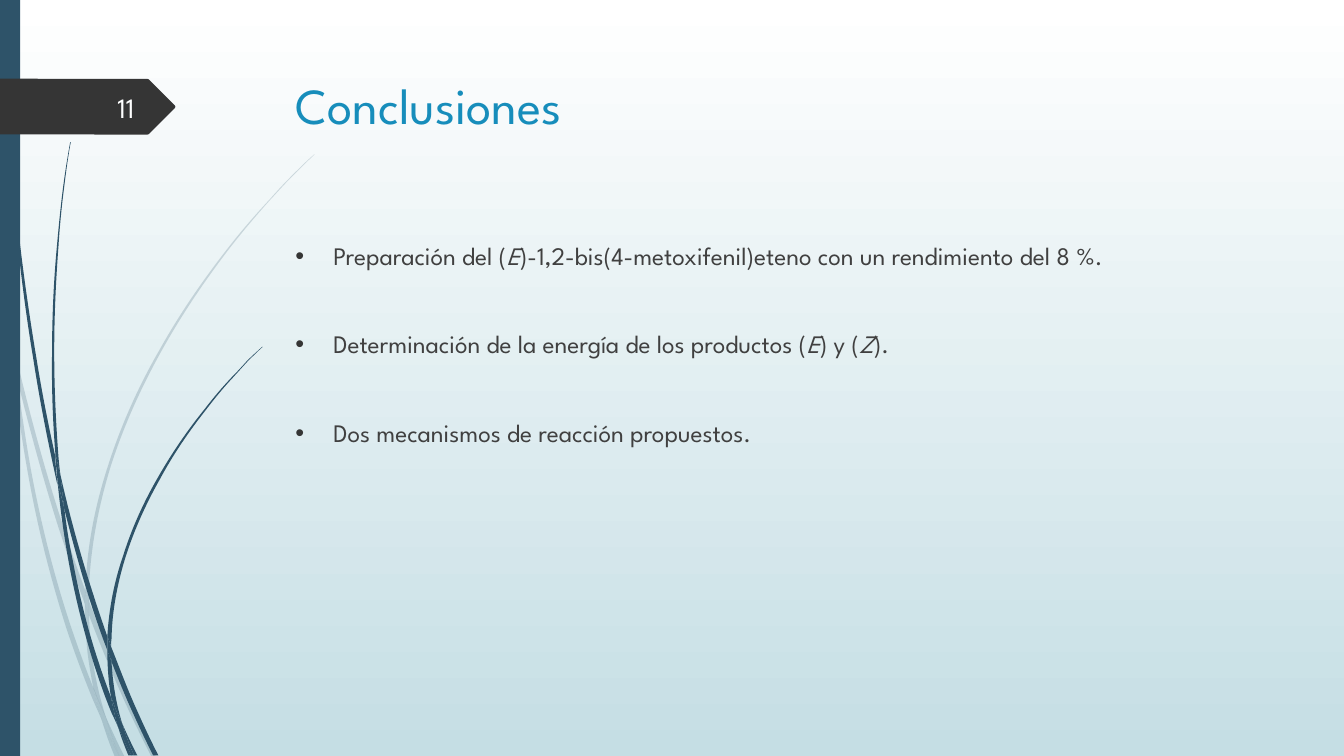
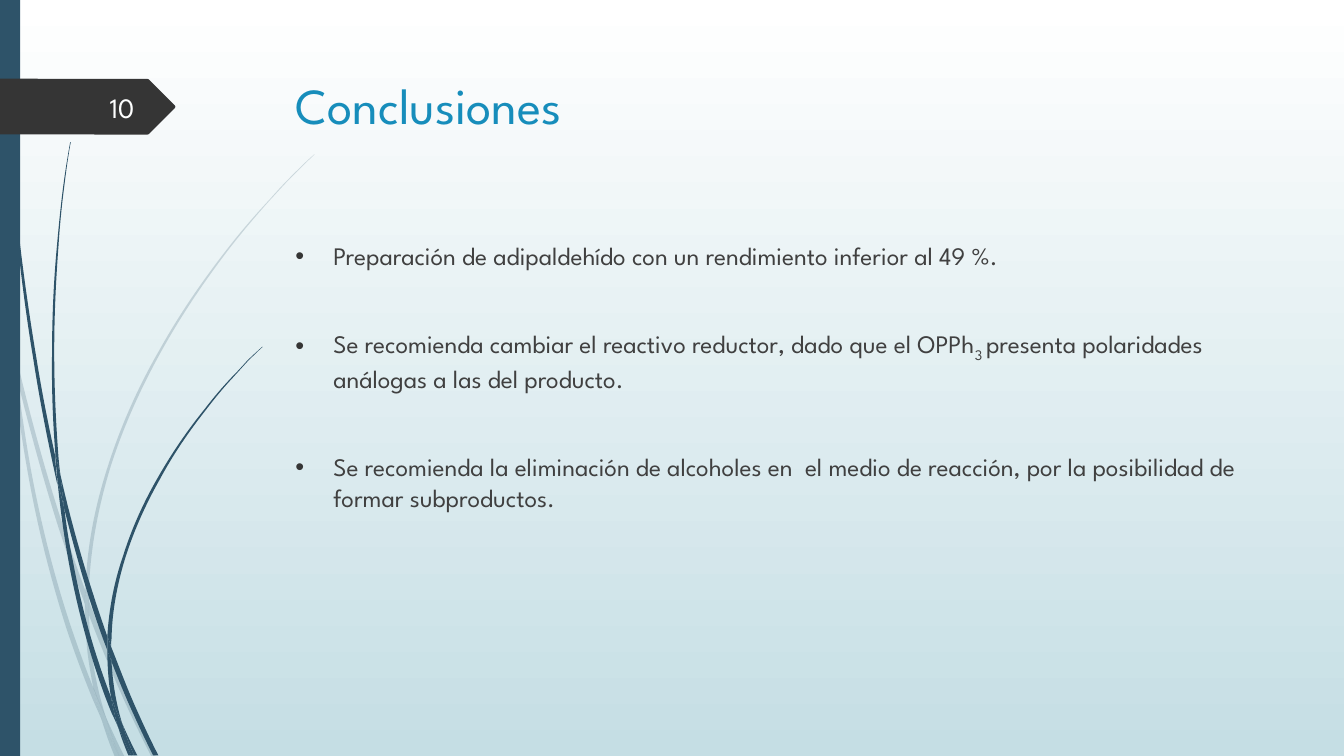
Before and after one commit to jsbarbosa/organica3, a slide deck: slide 10 of 3-Ozonolisis/seminario/Ozonolisis.pptx (slide 11 before the commit). Drawn at 1344x756 pixels with LibreOffice and Linux fonts; fonts in the diff are those of the drawing. Boxes give left, top, right and bottom in pixels: in the first picture for what was removed or moved away, otherwise in the second. Text is boxed around its words. In the diff, an @@ line names an element or a change of style, - is before the commit and + after.

```diff
--- a/3-Ozonolisis/seminario/Ozonolisis.pptx
+++ b/3-Ozonolisis/seminario/Ozonolisis.pptx
@@ page number at (110, 99, 135, 119): text changed @@
-11
+10
@@ text at (333, 247, 1235, 513): text changed @@
-• Preparación del (E)-1,2-bis(4-metoxifenil)eteno con un rendimiento del 8 %.
-• Determinación de la energía de los productos (E) y (Z).
-• Dos mecanismos de reacción propuestos.
+• Preparación de adipaldehído con un rendimiento inferior al 49 %.
+• Se recomienda cambiar el reactivo reductor, dado que el OPPh3 presenta polaridades análogas a las del producto.
+• Se recomienda la eliminación de alcoholes en el medio de reacción, por la posibilidad de formar subproductos.
```
Also in this commit, not shown: 6 other slides changed, 1 slide removed.
